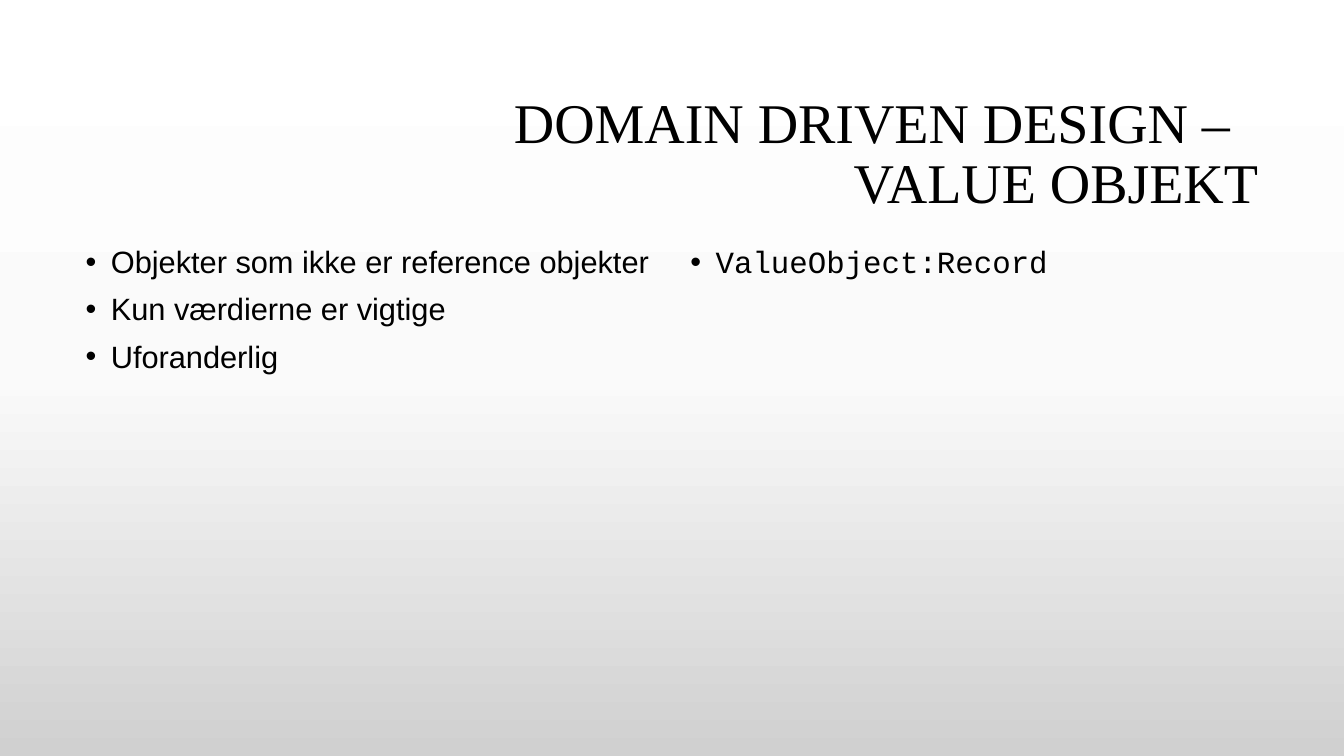
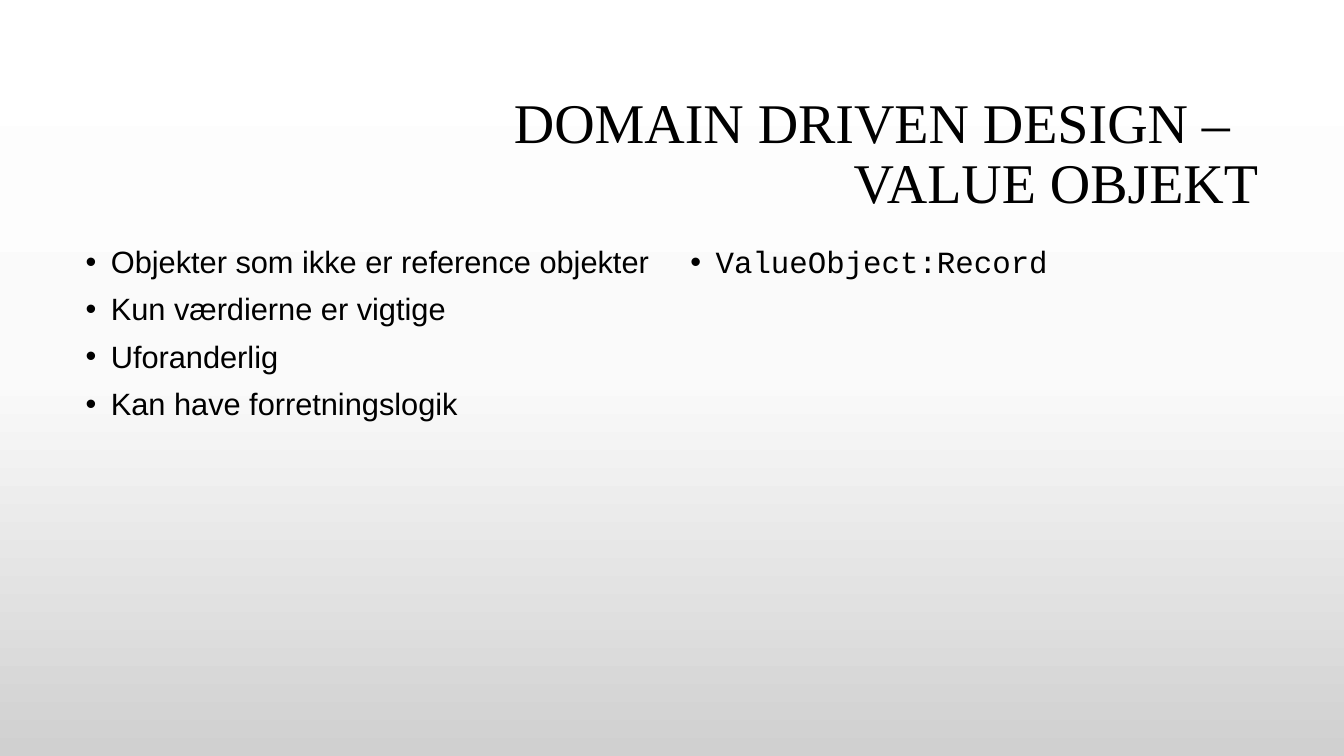
Before and after one commit to GitDeveloperBel/Kafka, a slide deck: slide 14 of presentation.pptx. Drawn at 1344x756 pixels with LibreOffice and Linux fonts; fonts in the diff are those of the drawing; background and template pictures are left out. Boxes give left, top, right and bottom in pixels: in the first picture for what was removed or moved away, otherwise in the second. Text is boxed around its words. In the diff, an @@ line names an element or a change of style, - is before the commit and + after.

```diff
--- a/presentation.pptx
+++ b/presentation.pptx
@@ text at <box>111,392,457,420</box>: paragraph added @@
+• Kan have forretningslogik
```
Also in this commit, not shown: 6 other slides changed, 2 slides added, 13 other files.
